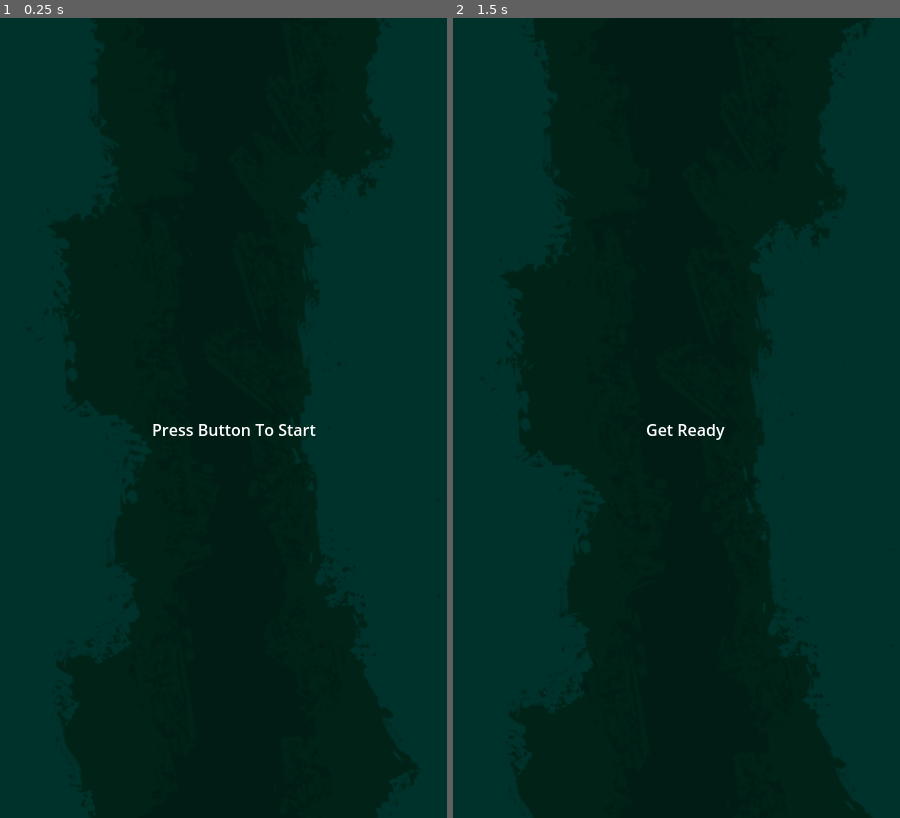
Above: before the commit, frames 1-2 (left to right).
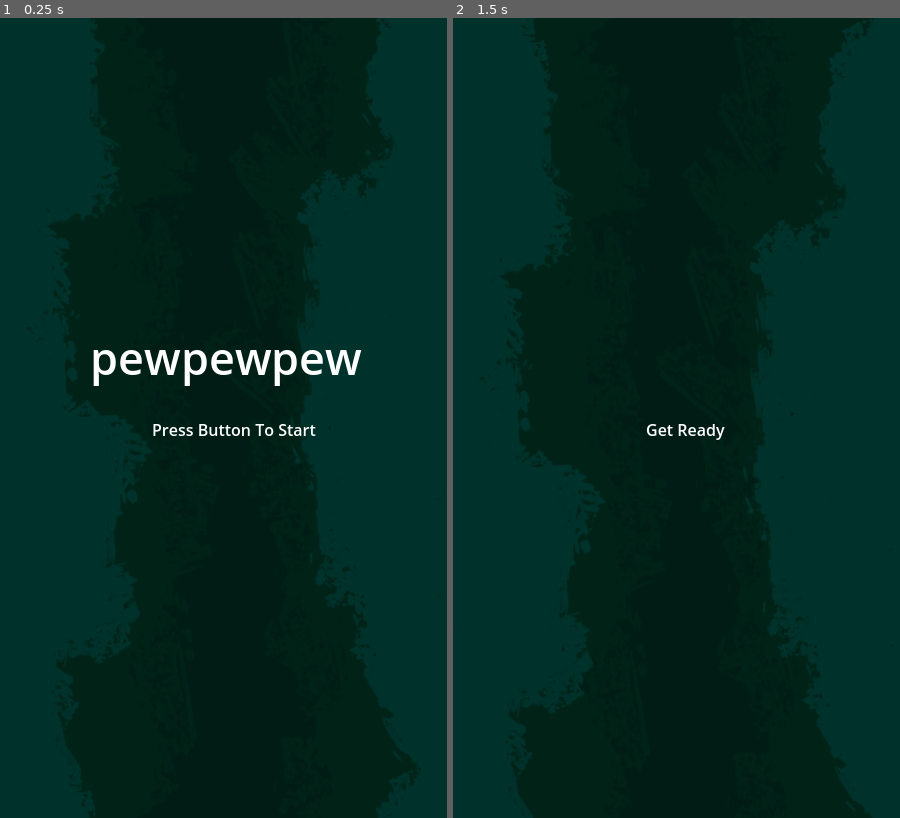
Above: after the commit, the same moments.

Repository: davidbragg/pewpewpew
Game: Godot game, scene res://scenes/main.tscn
The game is run twice, just before and just after one commit, with the same random seed, the same clock (stepped at 60 frames per second) and the same inputs.
Inputs:
- Up to frame 1 (0.25 s): no input
- Up to frame 2 (1.5 s): hold D (move_right) 0.53-1.28 s; hold Space (shoot) 0.53-1.28 s; hold S (move_down) from 1.28 s (still down); tap Space (shoot) at 1.35 s

The runs differ from the first frame. In frame 1, 1.1% of the frame differs, in the area x 20-81%, y 41-46%; in frame 2, nothing differs.

Commit message:
added title and game over screens

Diff:
--- a/scenes/main.tscn
+++ b/scenes/main.tscn
@@ -11,6 +11,9 @@
 "points": PackedVector2Array(0, 0, 0, 0, 5.23185, -32.7907, 0, 0, 0, 0, 415.332, -31.9249)
 }
 point_count = 2
+
+[sub_resource type="LabelSettings" id="LabelSettings_bxnqn"]
+font_size = 45
 
 [node name="Game" type="Node2D"]
 script = ExtResource("1_i3dns")
@@ -68,5 +71,22 @@
 text = "Get Ready"
 horizontal_alignment = 1
 
+[node name="TitleText" type="Label" parent="."]
+offset_left = 89.797
+offset_top = 307.555
+offset_right = 362.797
+offset_bottom = 370.555
+text = "pewpewpew"
+label_settings = SubResource("LabelSettings_bxnqn")
+
+[node name="GameOverText" type="Label" parent="."]
+visible = false
+offset_left = 103.797
+offset_top = 307.799
+offset_right = 376.797
+offset_bottom = 370.799
+text = "Game Over"
+label_settings = SubResource("LabelSettings_bxnqn")
+
 [connection signal="timeout" from="KamikazeTimer" to="." method="_on_kamikaze_timer_timeout"]
 [connection signal="timeout" from="KamikazeCooldownTimer" to="." method="_on_kamikaze_cooldown_timer_timeout"]
--- a/scripts/main.gd
+++ b/scripts/main.gd
@@ -19,9 +19,10 @@
 func _process(_delta):
 	match GlobalState.game_state:
 		GlobalState.TITLE:
-			GlobalState.game_state = GlobalState.RESET
+			set_title_screen()
 		GlobalState.RESET:
 			if Input.is_action_just_pressed("shoot"):
+				$TitleText.visible = false
 				$StartText.visible = false
 				$ReadyText.visible = true
 				GlobalState.game_state = GlobalState.SPAWNING
@@ -33,11 +34,11 @@
 		GlobalState.PLAYERDEATH:
 			stop_gameplay()
 		GlobalState.GAMEOVER:
-			GlobalState.player_lives = 3
-			GlobalState.game_state = GlobalState.TITLE
+			reset_to_title()
 
-
+##################################
 ### Kamikaze Spawn and Control ###
+##################################
 
 func _on_kamikaze_cooldown_timer_timeout():
 	spawn_kamikaze = true
@@ -58,8 +59,9 @@
 		kamikaze_count = 0
 		kamikaze_max += kamikaze_increase
 
-
+####################
 ### Player Spawn ###
+####################
 
 func add_player():
 	var player = player_scene.instantiate()
@@ -70,6 +72,12 @@
 #################################
 ### Gameplay State Management ###
 #################################
+
+func set_title_screen():
+	$TitleText.visible = true
+	$StartText.visible = true
+	GlobalState.game_state = GlobalState.RESET
+
 
 func stop_gameplay():
 	play_boundary_collider.disabled = true
@@ -89,3 +97,10 @@
 	$KamikazeTimer.start()
 	$KamikazeCooldownTimer.start()
 	$ReadyText.visible = false
+
+
+func reset_to_title():
+	$GameOverText.visible = true
+	await get_tree().create_timer(2.0).timeout
+	$GameOverText.visible = false
+	GlobalState.game_state = GlobalState.TITLE
Not shown, changed: export_presets.cfg
Not shown: 1 places in scenes/main.tscn that only renumber resources
